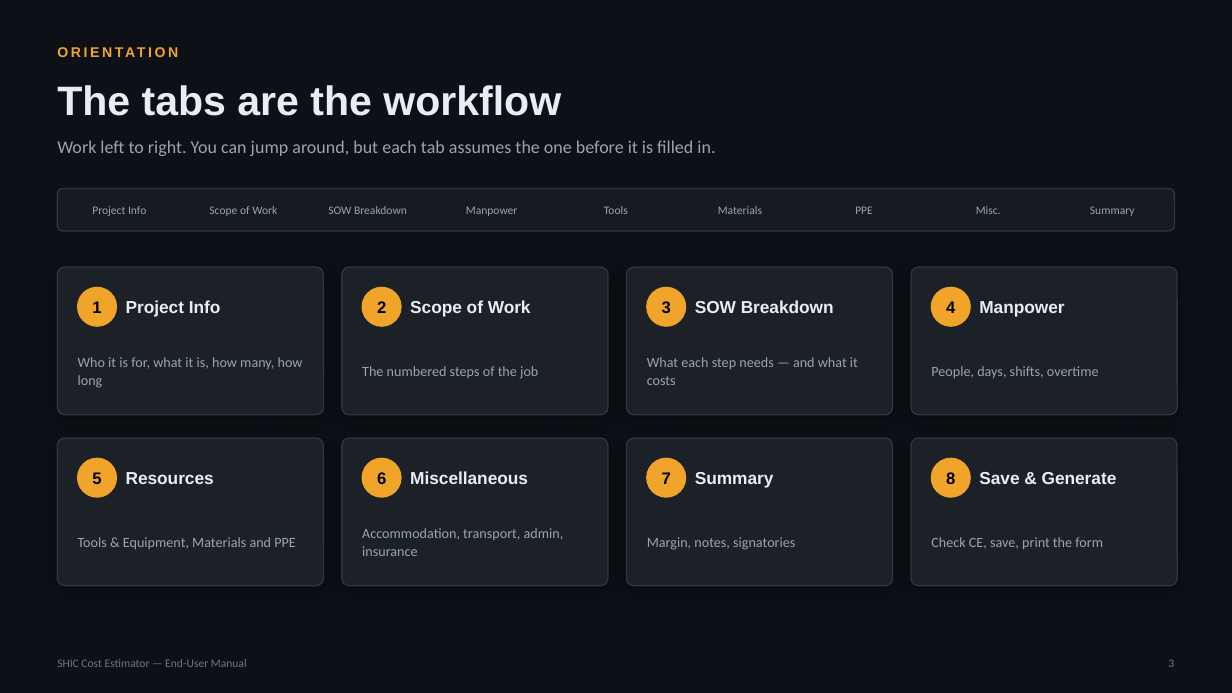
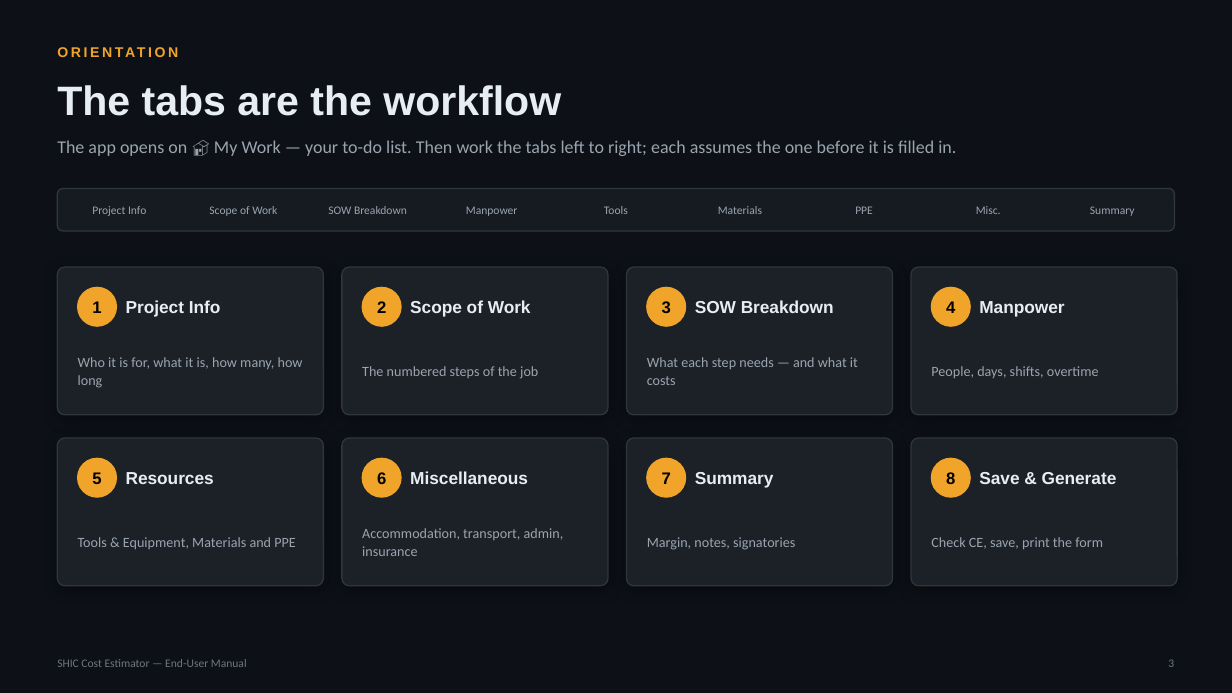
Before and after one commit to SYNERCORE/CostEstimation, a slide deck: slide 3 of docs/SHIC-Cost-Estimator-User-Manual.pptx. Drawn at 1232x693 pixels with LibreOffice and Linux fonts; fonts in the diff are those of the drawing. Boxes give left, top, right and bottom in pixels: in the first picture for what was removed or moved away, otherwise in the second. Text is boxed around its words. In the diff, an @@ line names an element or a change of style, - is before the commit and + after.

```diff
--- a/docs/SHIC-Cost-Estimator-User-Manual.pptx
+++ b/docs/SHIC-Cost-Estimator-User-Manual.pptx
@@ text at [57,140,956,156]: text changed @@
-Work left to right. You can jump around, but each tab assumes the one before it is filled in.
+The app opens on 🏠 My Work — your to-do list. Then work the tabs left to right; each assumes the one before it is filled in.
```
Also in this commit, not shown: 26 other slides changed, 2 slides added.
